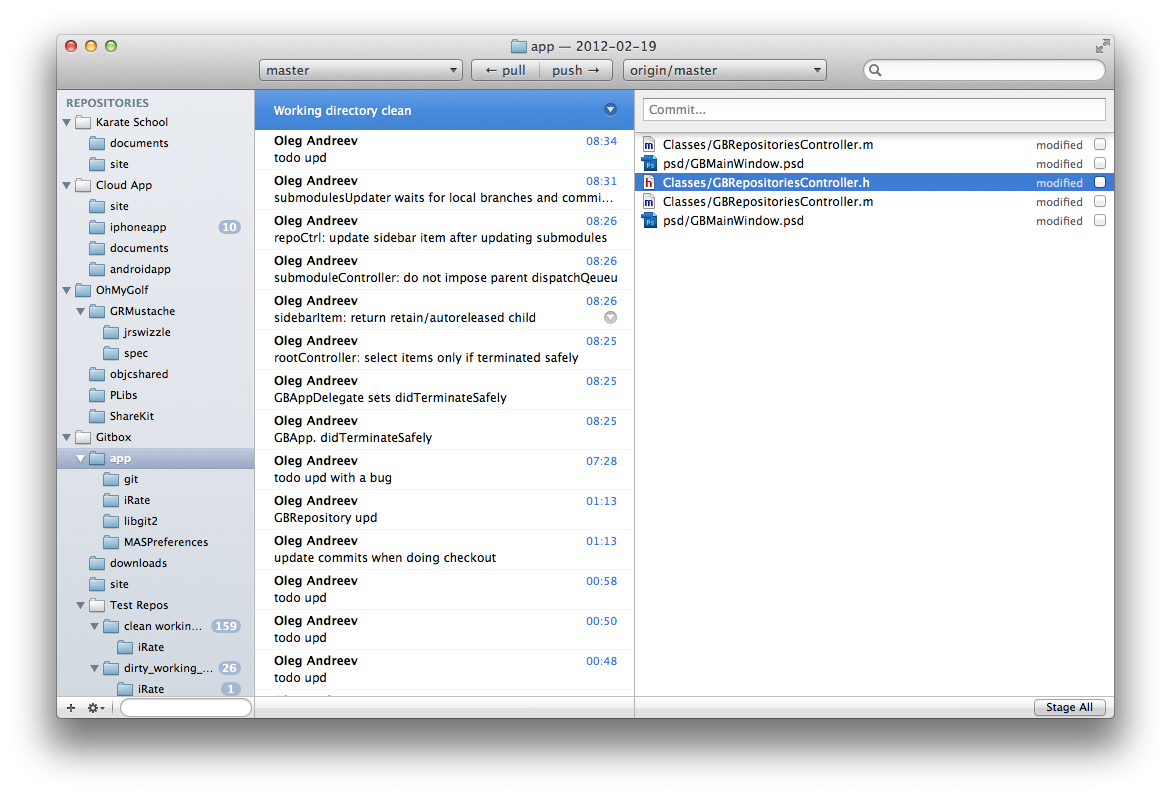
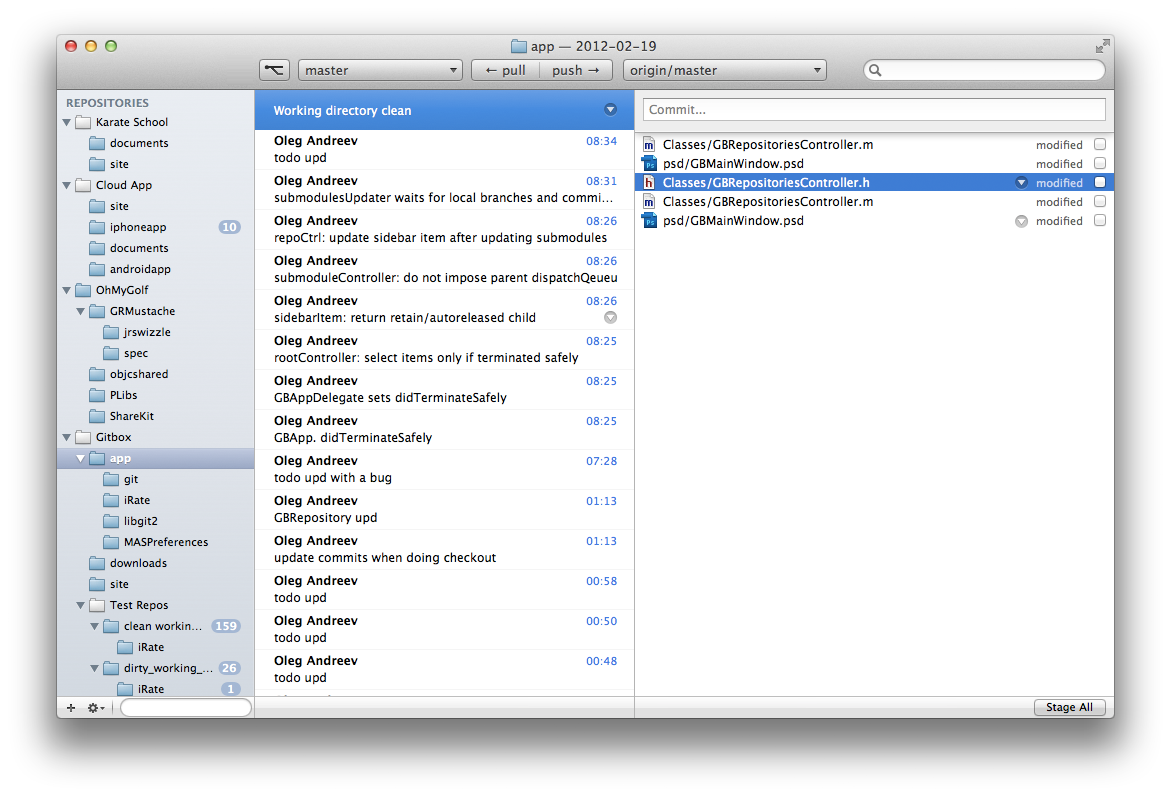
Revision of a layered w=1171, h=797 image; what changed, layer by layer:
added group "stage right click menus 2" with 6 layers above "stage right click menus" over [1015,176,1029,228]
added group "right click button on selected bg" (1st of 3, in "stage right click menus 2") with 2 layers in group "stage right click menus 2" over [1015,176,1029,189]
added layer "Shape 5" (1st of 6, in "stage right click menus 2" › "right click button on selected bg") in group "right click button on selected bg" over [1017,180,1026,186]
added layer "Shape 4" (1st of 6, in "stage right click menus 2" › "right click button on selected bg") in group "right click button on selected bg" over [1015,176,1029,189]
added group "right click button" (1st of 3, in "stage right click menus 2") with 2 layers in group "stage right click menus 2" over [1015,215,1029,228]
added layer "Shape 5" (2nd of 6, in "stage right click menus 2" › "right click button") in group "right click button" over [1017,219,1026,225]
added layer "Shape 4" (2nd of 6, in "stage right click menus 2" › "right click button") in group "right click button" over [1015,215,1029,228]
added group "Branches button" with 2 layers above "file list" over [263,55,296,86]
added layer "icon" in group "Branches button" over [264,65,283,75]
added layer "button bg" in group "Branches button" over [263,55,296,86]
painted on "Layer 1" over [228,55,364,85]
